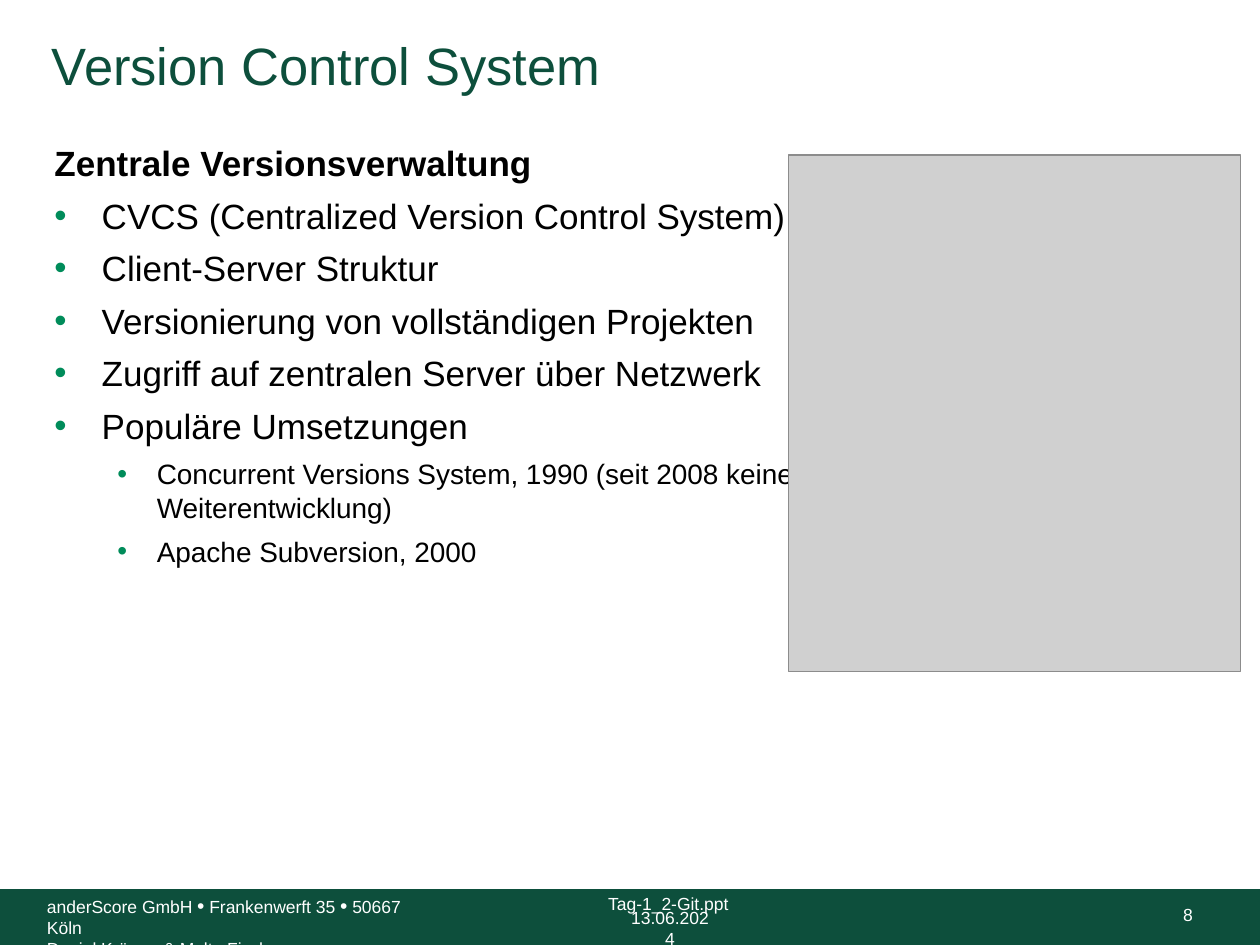
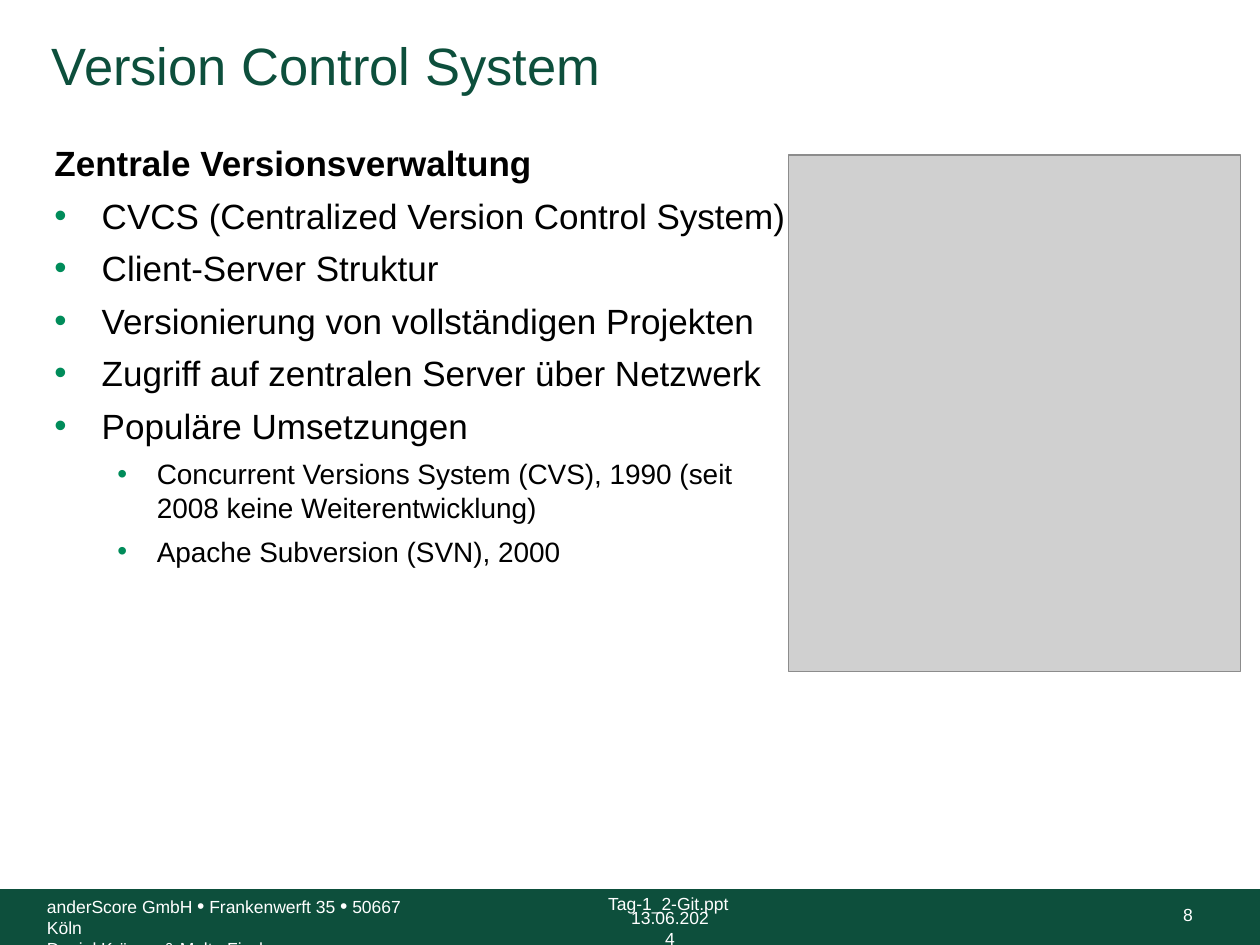
Before and after one commit to anderscore-gmbh/gitlab, a slide deck: slide 8 of slides/Tag-1_2-Git.pptx. Drawn at 1260x945 pixels with LibreOffice and Linux fonts; fonts in the diff are those of the drawing; grey boxes stand for pictures; background and template pictures are left out. Boxes give left, top, right and bottom in pixels: in the first picture for what was removed or moved away, otherwise in the second. Text is boxed around its words. In the diff, an @@ line names an element or a change of style, - is before the commit and + after.

```diff
--- a/slides/Tag-1_2-Git.pptx
+++ b/slides/Tag-1_2-Git.pptx
@@ text at <box>157,463,732,567</box>: text changed @@
-  • Concurrent Versions System, 1990 (seit 2008 keine Weiterentwicklung)
-  • Apache Subversion, 2000
+  • Concurrent Versions System (CVS), 1990 (seit 2008 keine Weiterentwicklung)
+  • Apache Subversion (SVN), 2000
```
Also in this commit, not shown: 12 other slides changed, 5 other files.
